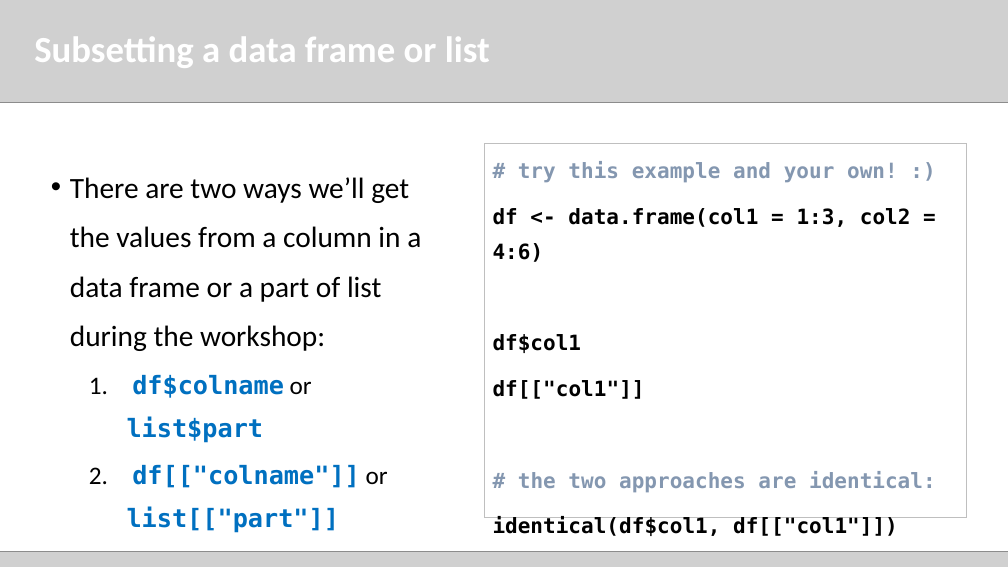
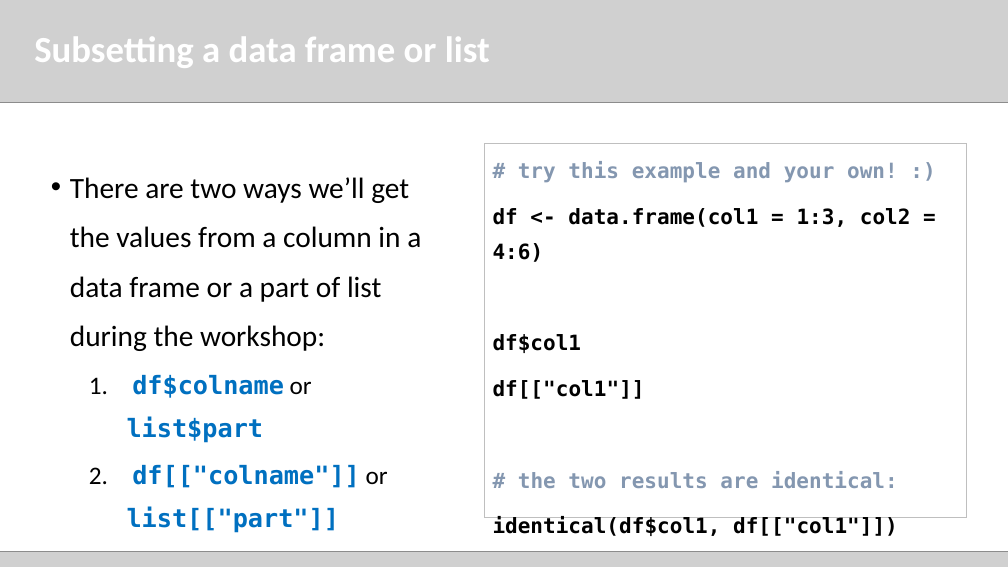
Before and after one commit to sowla/2019-shiny-intro-workshop-Nijmegen-RLadies, a slide deck: slide 5 of 190221_Nijmegen_Rladies_workshop_R_refresher.pptx. Drawn at 1008x567 pixels with LibreOffice and Linux fonts; fonts in the diff are those of the drawing; grey boxes stand for pictures. Boxes give left, top, right and bottom in pixels: in the first picture for what was removed or moved away, otherwise in the second. Text is boxed around its words. In the diff, an @@ line names an element or a change of style, - is before the commit and + after.

```diff
--- a/190221_Nijmegen_Rladies_workshop_R_refresher.pptx
+++ b/190221_Nijmegen_Rladies_workshop_R_refresher.pptx
@@ text in rectangle at (518,471,898,488): text changed @@
-# the two approaches are identical:
+# the two results are identical:
```
Also in this commit, not shown: 1 other slide changed, 1 other file.
